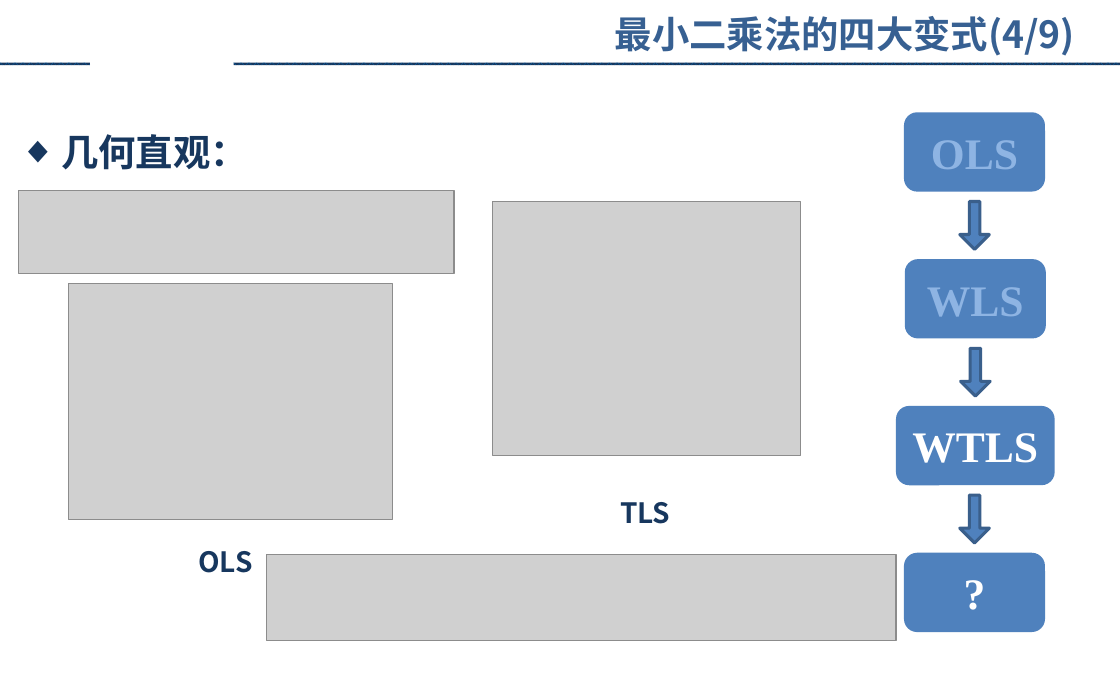
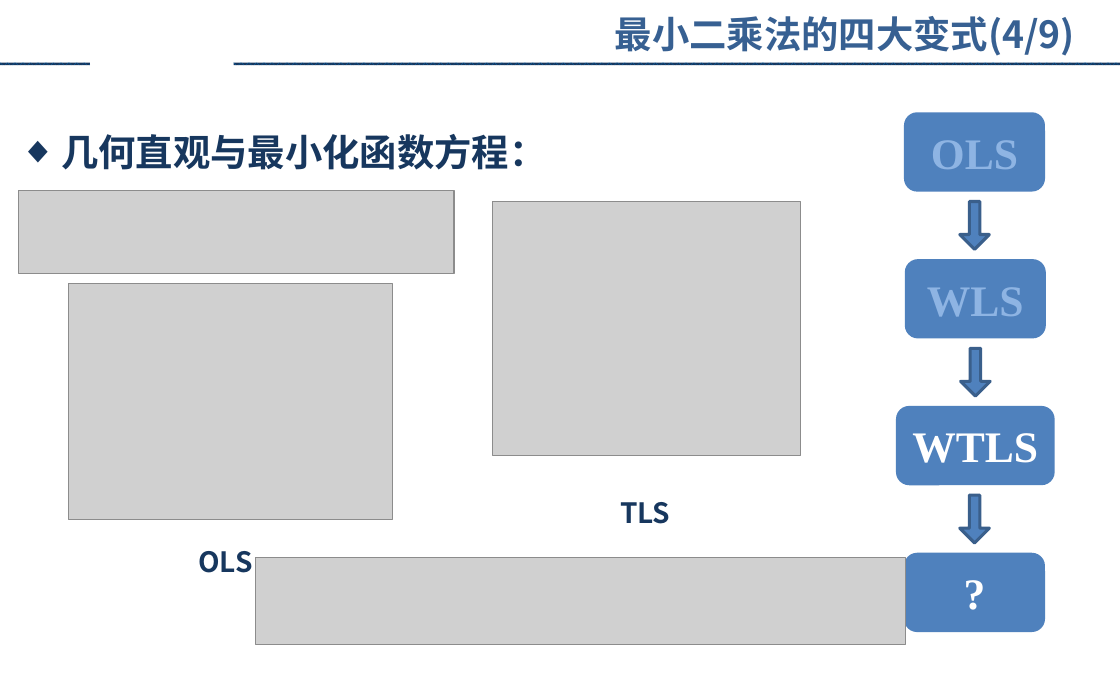
Before and after one commit to augusto-13/ErrorTheory_discussion_ppt, a slide deck: slide 18 of 2023-4-9.pptx. Drawn at 1120x700 pixels with LibreOffice and Linux fonts; fonts in the diff are those of the drawing; grey boxes stand for pictures; background and template pictures are left out. Boxes give left, top, right and bottom in pixels: in the first picture for what was removed or moved away, otherwise in the second. Text is boxed around its words. In the diff, an @@ line names an element or a change of style, - is before the commit and + after.

```diff
--- a/2023-4-9.pptx
+++ b/2023-4-9.pptx
@@ text at [61,134,546,170]: text changed @@
-◆ 几何直观：
+◆ 几何直观与最小化函数方程：
@@ picture: place and size @@
-picture at [267,554,896,641]
+picture at [255,558,906,644]
```
Also in this commit, not shown: 4 slides added.
